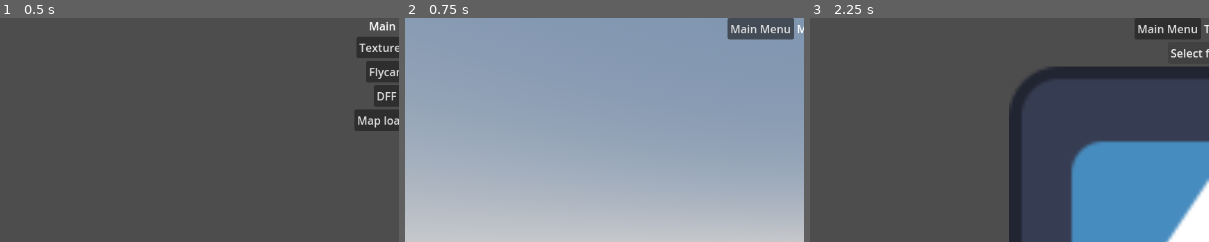
Above: before the commit, frames 1-3 (left to right).
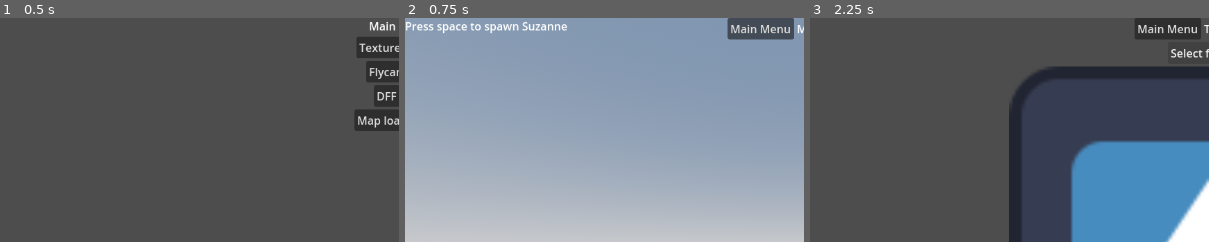
Above: after the commit, the same moments.

Repository: FOSS-Supremacy/OpenLiberty
Game: Godot game, scene res://startup.tscn
The game is run twice, just before and just after one commit, with the same random seed, the same clock (stepped at 60 frames per second) and the same inputs. The engine's default icon, where the game draws it, is replaced by a stand-in: a white triangle on a blue panel in a dark square.
Inputs:
- Up to frame 1 (0.5 s): no input
- Up to frame 2 (0.75 s): click "Map loader test" at 0.5 s
- Up to frame 3 (2.25 s): click "Main Menu" at 1.25 s; click "Texture viewer" at 2 s
The pictures show only the part of the screen within x 0-50%, y 0-50%; the shares and areas given below are measured in that part.

Frame 1 is identical in both runs. In frame 2, 0.8% of the frame differs, in the area x 0-41%, y 1-7%; in frame 3, nothing differs.
Error in both runs: Assertion failed: 7 (res://scripts/map_builder.gd:15)

Commit message:
Implement monke spawner

Diff:
--- a/scenes/maptest/maptest.gd
+++ b/scenes/maptest/maptest.gd
@@ -2,6 +2,7 @@
 
 
 @onready var world := Node3D.new()
+var suzanne := preload("res://prefabs/suzanne.tscn")
 
 
 func _ready() -> void:
@@ -23,3 +24,11 @@
 			await get_tree().physics_frame
 	print("Map load completed in %f seconds" % ((Time.get_ticks_msec() - start_t) / 1000))
 	add_child(world)
+
+
+func _unhandled_input(event: InputEvent) -> void:
+	if event is InputEventKey:
+		if event.physical_keycode == KEY_SPACE and event.pressed:
+			var node := suzanne.instantiate() as RigidBody3D
+			add_child(node)
+			node.global_position = get_viewport().get_camera_3d().global_position
--- a/scenes/maptest/maptest.tscn
+++ b/scenes/maptest/maptest.tscn
@@ -59,4 +59,9 @@
 offset_bottom = 28.0
 text = "Map loader test"
 
+[node name="Label" type="Label" parent="GUI"]
+offset_right = 40.0
+offset_bottom = 23.0
+text = "Press space to spawn Suzanne"
+
 [node name="flycam" parent="." instance=ExtResource("3_850h8")]
Not shown: 1 places in prefabs/suzanne.tscn that only renumber resources
